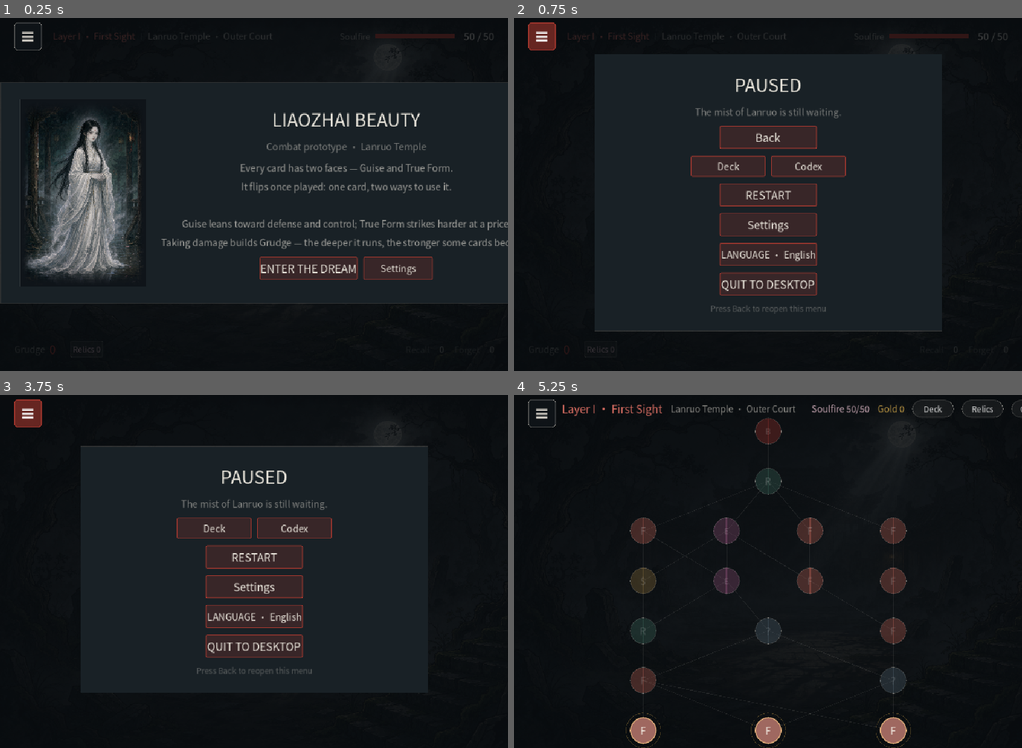
Above: before the commit, frames 1-4 (two rows, left to right).
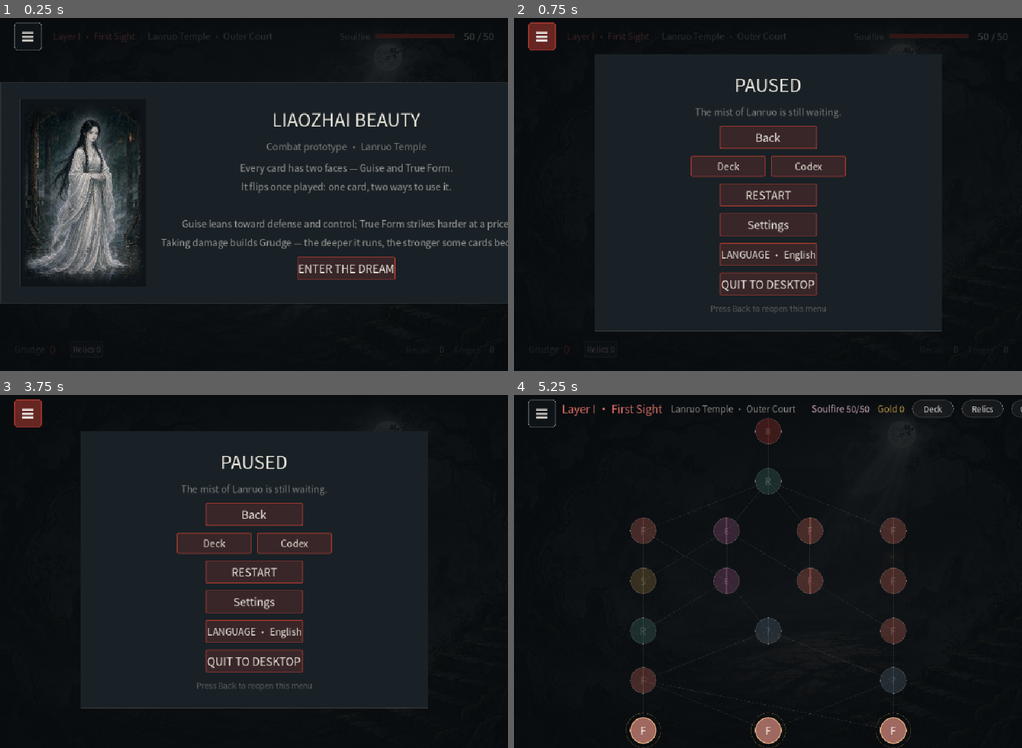
Above: after the commit, the same moments.

Repository: crayfishxu/LiaozhaiGame
Game: Godot game, scene res://scenes/Battle.tscn
Two runs of this game, one before a commit and one after it. Both use one fixed random seed, a clock stepped at 60 frames per second and the inputs below.
Inputs:
- Up to frame 1 (0.25 s): no input
- Up to frame 2 (0.75 s): click "≡" at 0.5 s
- Up to frame 3 (3.75 s): click "RESTART" at 1.25 s; click "ENTER THE DREAM" at 2 s; click "Deck" at 2.75 s; click "≡" at 3.5 s
- Up to frame 4 (5.25 s): click "RESTART" at 4.25 s; click "ENTER THE DREAM" at 5 s

The runs differ from the first frame. In frame 1, 1.3% of the frame differs, in the area x 51-86%, y 67-75%; in frame 2, nothing differs; in frame 3, 8.0%, in the area x 15-85%, y 11-89%; in frame 4, nothing differs.

Commit message:
fix(ui): 去掉开场页的「设置」按钮，修好暂停菜单丢失「返回」
用户报的两个问题：

1. 「入梦」边上多一个「设置」按钮，抢注意力。
   删掉，设置只留一个入口：左上角菜单 → 暂停 → 设置。

2. 暂停菜单的「返回」时有时无。
   根因是 _prev_mode（暂停要回到哪一屏）被暂停自己的子页覆盖：
   开场 → 菜单（prev=intro，有返回）→ 图鉴 → 返回 时，
   _show_pause 看到当前是 codex，就把 prev 改成 codex，
   于是「返回」按 _prev_mode == "intro" 判断时不成立，按钮消失。
   牌组 / 旧物 / 设置 / 语言 同样中招。

   改法：新增 _pause_related()，判断当前这一屏是不是暂停或其子页
   （deck / codex / relics 还要 _view_origin == "pause" 才算，
   因为它们也能从地图点进去）。是子页就保留 _prev_mode 不动。

顺带修的三处：

- 暂停菜单的「返回」从「仅 intro」放宽到「有来源就给」，
  地图、结算这些界面进菜单后也有可见的回头路了
  （原来只有 Android 返回键能退，界面上没有按钮）
- 设置面板不再改 _prev_mode，_settings_from 字段随之删除；
  设置只从暂停进，返回固定回暂停，切语言重建 UI 后也不会丢
- _show_deck 删牌后重绘会把 _view_origin 冲成 deck_remove，
  导致返回掉到地图；现在同一屏内部重绘不覆盖来源
- 失败音加一次性标记：结算页被「返回」重新渲染时不再重放

验证（引擎内探针 + 真机 0.1.10）
- 开场只有「入梦」；开场→菜单有返回；穿图鉴/牌组/旧物/设置/语言
  再退回暂停，返回始终在；按下返回 panel_mode=intro
- 地图→菜单有返回，按下回 map；战斗→菜单是「继续」，
  进图鉴再回来「继续」仍在
- 切语言触发 _rebuild_ui 后 prev 仍是 intro，返回可用
- 真机 2340x1080：开场无设置按钮、菜单有返回、图鉴返回后返回仍在、
  按下返回画面与开局逐像素一致

Diff:
--- a/project.godot
+++ b/project.godot
@@ -11,7 +11,7 @@
 run/main_scene="res://scenes/Battle.tscn"
 config/features=PackedStringArray("4.4", "GL Compatibility")
 config/icon="res://icon.png"
-config/version="0.1.9"
+config/version="0.1.10"
 config/quit_on_go_back=false
 boot_splash/bg_color=Color(0.0980392, 0.1490196, 0.145098, 1)
 boot_splash/image="res://art/icon/launcher/liaozhai_icon_1024.png"
--- a/scripts/Battle.gd
+++ b/scripts/Battle.gd
@@ -80,6 +80,8 @@
 var _relic_pending: String = ""
 var _remove_cb: Callable = Callable()
 var _view_origin: String = ""
+## 暂停菜单关闭后要回到的那一屏。只有从「非暂停家族」的界面进暂停才会改它，
+## 否则 暂停 → 图鉴 → 返回 会把来源记成 codex，回头路就断了
 var _prev_mode: String = ""
 
 var draw_pile: Array = []
@@ -124,11 +126,11 @@
 var grievance_label: Label
 var relic_btn: Button
 var _pause_open: bool = false
+## 失败音只放一次（结算页会被重新渲染）
+var _defeat_sfx_done: bool = false
 ## 当前弹窗种类：intro / reward / pause / settings / lang / win / lose / ""
 ## 切换语言要重建整个 UI，靠这个把玩家送回到原来的那一屏
 var _panel_mode: String = ""
-## 设置面板是从哪进的：pause / intro / ""（"" 表示从某个界面用返回键进）
-var _settings_from: String = ""
 ## 设置面板里的行控件：kind -> {vol, sw, name}，改音量后就地更新不重建面板
 var _audio_rows: Dictionary = {}
 ## 战后三选一的候选项要留住，否则切语言重开面板会重新摇一次
@@ -496,6 +498,7 @@
 	_sync_from_run()
 	game_active = false
 	busy = false
+	_defeat_sfx_done = false
 	_hide_overlay()
 	_clear_field()
 	_show_intro()
@@ -1563,13 +1566,6 @@
 	b.pressed.connect(_enter_run)
 	brow.add_child(b)
 
-	# 开场就能先关音乐——手机上很多人在公共场合开第一把
-	var bset := _mk_button(I18N.t("ui.settings"))
-	bset.add_theme_font_size_override("font_size", int((13 + FONT_ADD) * UI_S))
-	bset.custom_minimum_size = Vector2(140, 46)
-	bset.pressed.connect(func(): _show_settings("intro"))
-	brow.add_child(bset)
-
 
 func _show_victory(kind: String, gold: int, heal: int) -> void:
 	_clear_panel()
@@ -1697,7 +1693,9 @@
 
 
 func _game_over(win: bool) -> void:
-	if not win:
+	if not win and not _defeat_sfx_done:
+		# 结算页会被「返回」和切语言重新渲染，失败音只放第一次
+		_defeat_sfx_done = true
 		Audio.play_sfx("defeat")
 	game_active = false
 	busy = false
@@ -1766,8 +1764,19 @@
 # ==================================================================
 # 暂停菜单 / 退出
 # ==================================================================
+## 当前这一屏是不是「暂停菜单，或从暂停菜单点进去的子页」
+func _pause_related() -> bool:
+	match _panel_mode:
+		"pause", "lang", "settings":
+			return true
+		"deck", "deck_remove", "codex", "relics":
+			# 同一屏也能从地图点进去，只有来源是暂停时才算子页
+			return _view_origin == "pause"
+	return false
+
+
 func _show_pause() -> void:
-	if _panel_mode != "pause" and _panel_mode != "lang" and _panel_mode != "settings":
+	if not _pause_related():
 		_prev_mode = _panel_mode
 	_clear_panel()
 	_show_overlay()
@@ -1777,15 +1786,15 @@
 	panel_vb.add_child(_panel_title(I18N.t("ui.pause_title")))
 	panel_vb.add_child(_panel_sub(I18N.t("ui.pause_sub")))
 
-	# 结算之后没有"继续"可言，只留重开与退出
+	# 战斗中给「继续」；不在战斗里（开场 / 地图 / 结算）给「返回」。
+	# 少了「返回」，从这些界面进菜单后就只剩「重新开始」和「退出」两条路。
 	if game_active:
 		var r1 := CenterContainer.new()
 		panel_vb.add_child(r1)
 		var b1 := _mk_button(I18N.t("ui.resume"))
 		b1.pressed.connect(func(): _hide_overlay())
 		r1.add_child(b1)
-	elif _prev_mode == "intro":
-		# 开场按返回键会进到这个菜单；不给条回头路的话，玩家只剩「重新开始」和「退出」
+	elif _prev_mode != "":
 		var ri := CenterContainer.new()
 		panel_vb.add_child(ri)
 		var bi := _mk_button(I18N.t("ui.back"))
@@ -1820,7 +1829,7 @@
 	var rs := CenterContainer.new()
 	panel_vb.add_child(rs)
 	var bs := _mk_button(I18N.t("ui.settings"))
-	bs.pressed.connect(func(): _show_settings("pause"))
+	bs.pressed.connect(func(): _show_settings())
 	rs.add_child(bs)
 
 	var rl := CenterContainer.new()
@@ -1848,10 +1857,9 @@
 # 设置（音乐 / 音效开关）
 # ==================================================================
 ## from 记录从哪进来：pause / intro。返回时按这个回到原处。
-func _show_settings(from: String = "pause") -> void:
-	if _panel_mode != "settings" and _panel_mode != "pause" and _panel_mode != "lang":
-		_prev_mode = _panel_mode
-	_settings_from = from
+## 设置只从暂停菜单进，返回也只会回到暂停菜单，
+## 所以这里不碰 _prev_mode —— 碰了会把「暂停要回到哪一屏」冲掉
+func _show_settings() -> void:
 	_audio_rows.clear()
 
 	_clear_panel()
@@ -1942,14 +1950,7 @@
 
 
 func _settings_back() -> void:
-	match _settings_from:
-		"intro":
-			_show_intro()
-		"pause":
-			_show_pause()
-		_:
-			_prev_mode = ""
-			_resume()
+	_show_pause()
 
 
 func _quit_to_desktop() -> void:
@@ -2109,7 +2110,7 @@
 		"victory": _show_victory(_victory_kind, _victory_gold, _victory_heal)
 		"relic_choice": _show_relic_choice("elite")
 		"pause": _show_pause()
-		"settings": _show_settings(_settings_from)
+		"settings": _show_settings()
 		"lang": _show_language()
 		"shop": _show_shop(node)
 		"rest": _show_rest(node)
@@ -2509,7 +2510,10 @@
 # 牌组 / 图鉴 / 旧物
 # ==================================================================
 func _show_deck(remove_mode: bool = false, cb: Callable = Callable()) -> void:
-	_view_origin = _panel_mode
+	# 删牌成功后会再进来一次刷新列表，这时不能把来源改成 deck_remove，
+	# 否则返回键会掉到地图去
+	if _panel_mode != "deck" and _panel_mode != "deck_remove":
+		_view_origin = _panel_mode
 	_clear_panel()
 	_show_overlay()
 	_panel_mode = "deck"
Not shown, changed: export_presets.cfg
Not shown, changed: README.md
Not shown, changed: doc/06_上架清单.md
